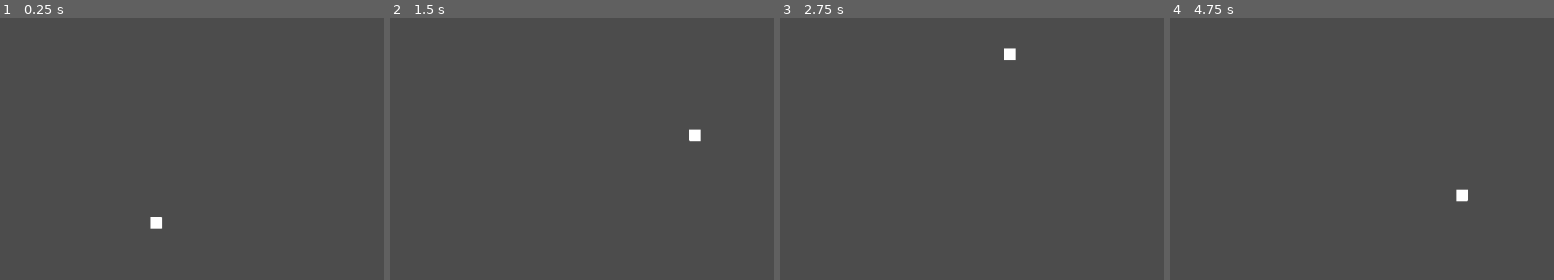
Above: before the commit, frames 1-4 (left to right).
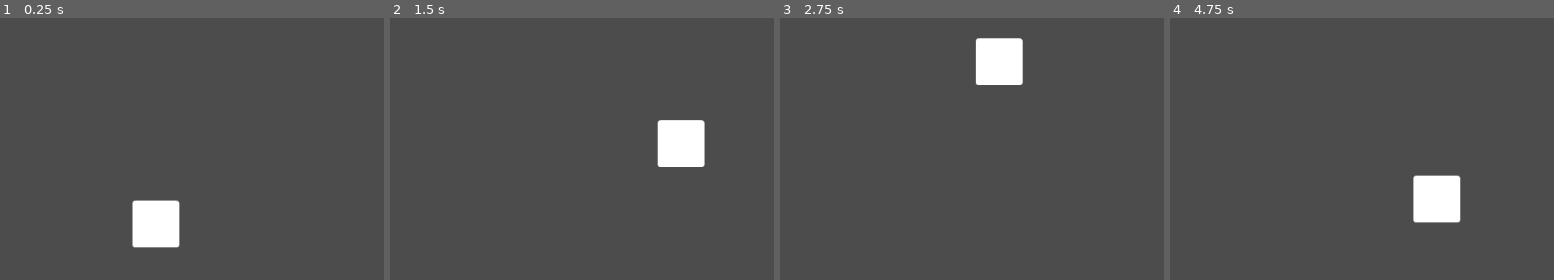
Above: after the commit, the same moments.

Repository: RoutineFreedom/Map-Navigation-Demo
Game: Godot game, scene res://Scenes/World.tscn
The game is run twice, just before and just after one commit, with the same random seed, the same clock (stepped at 60 frames per second) and the same inputs.
Inputs (mouse positions are in pixels of both pictures, inside the frame that each line leads up to):
- Up to frame 1 (0.25 s): no input
- Up to frame 2 (1.5 s): tap Enter at 0.5 s; move the mouse to (712, 135) at 0.52 s; press the mouse at (712, 135) at 0.53 s; move the mouse to (outside the picture) at 1.27 s; release the mouse at (outside the picture) at 1.28 s; click (outside the picture) at 1.35 s
- Up to frame 3 (2.75 s): move the mouse to (1006, 57) at 2.02 s; press the mouse at (1006, 57) at 2.03 s
- Up to frame 4 (4.75 s): move the mouse to (1273, 253) at 2.77 s; release the mouse at (1273, 253) at 2.78 s; click (1273, 253) at 2.85 s; move the mouse to (outside the picture) at 3.52 s; press the mouse at (outside the picture) at 3.53 s; move the mouse to (outside the picture) at 4.27 s; release the mouse at (outside the picture) at 4.28 s; click (outside the picture) at 4.35 s

The runs differ from the first frame. In frame 1, 2.2% of the frame differs, in the area x 34-47%, y 69-88%; in frame 2, 2.1%; in frame 3, 2.1%; in frame 4, 2.3%, in the area x 63-78%, y 59-79%.

Commit message:
Fixed Icon Moving Even When Destination Reached

Diff:
--- a/MN Demo/Scenes/PlayerIcon.tscn
+++ b/MN Demo/Scenes/PlayerIcon.tscn
@@ -7,7 +7,6 @@
 extents = Vector2( 30, 30 )
 
 [node name="PlayerIcon" type="KinematicBody2D"]
-scale = Vector2( 0.25, 0.25 )
 script = ExtResource( 2 )
 steering_damp = 10.0
 
@@ -20,4 +19,6 @@
 shape = SubResource( 1 )
 
 [node name="NavigationAgent2D" type="NavigationAgent2D" parent="."]
-target_desired_distance = 100.0
+target_desired_distance = 10.0
+
+[connection signal="target_reached" from="NavigationAgent2D" to="." method="_on_NavigationAgent2D_target_reached"]
--- a/MN Demo/Scripts/PlayerIcon.gd
+++ b/MN Demo/Scripts/PlayerIcon.gd
@@ -15,10 +15,7 @@
 		_destination = event.global_position
 
 func _physics_process(delta: float) -> void:
-	if _agent.is_navigation_finished():
-		print("!!! FINISHED NAVIGATION !!!")
-		_destination = Vector2.ZERO
-		_velocity = Vector2.ZERO
+	if _destination == Vector2.ZERO:
 		return
 
 	if _destination != Vector2.ZERO:
@@ -30,3 +27,7 @@
 		_velocity += _steering
 
 		_velocity = move_and_slide(_velocity)
+
+func _on_NavigationAgent2D_target_reached() -> void:
+	_destination = Vector2.ZERO
+	_velocity = Vector2.ZERO
